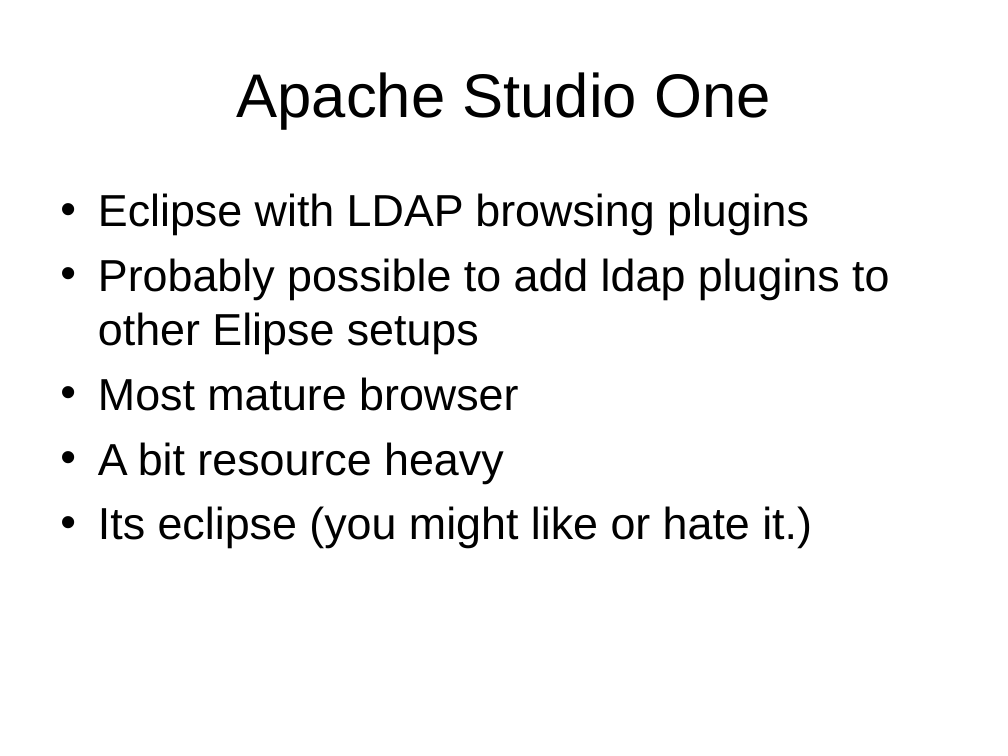
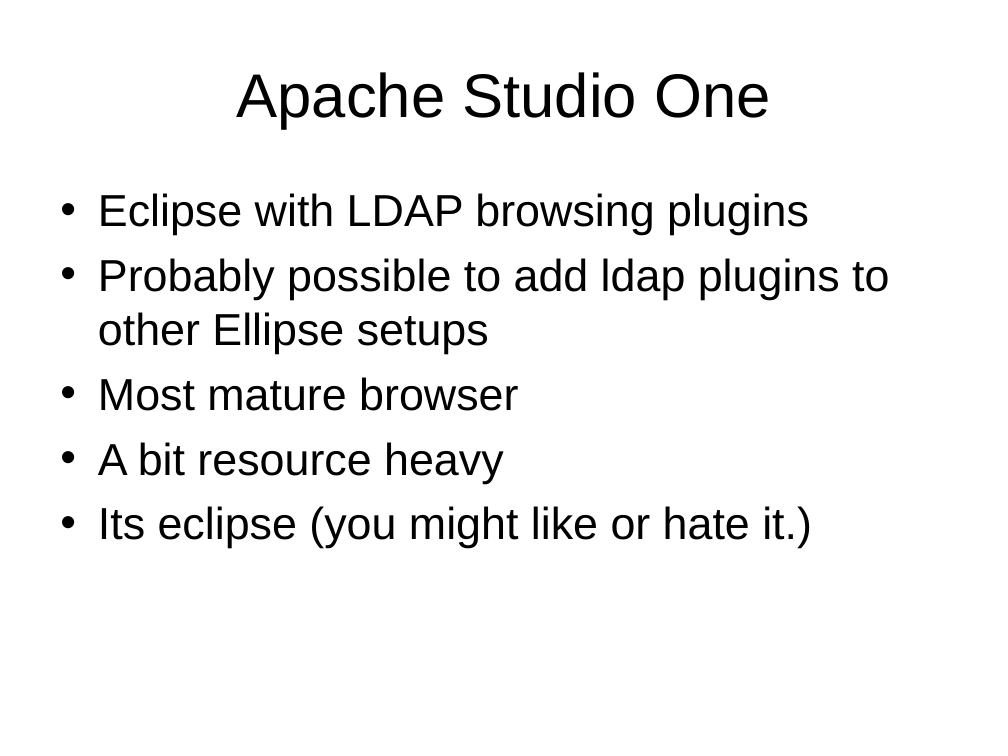
Before and after one commit to LIPHP/LDAP-Talk, a slide deck: slide 29 of Docs/LIPHP-Using LDAP with PHP.ppt. Drawn at 1008x756 pixels with LibreOffice and Linux fonts; fonts in the diff are those of the drawing. Boxes give left, top, right and bottom in pixels: in the first picture for what was removed or moved away, otherwise in the second. Text is boxed around its words. In the diff, an @@ line names an element or a change of style, - is before the commit and + after.

Commit message:
More typo fixing.

```diff
--- a/Docs/LIPHP-Using LDAP with PHP.ppt
+++ b/Docs/LIPHP-Using LDAP with PHP.ppt
@@ text at [98, 258, 889, 354]: text changed @@
-• Probably possible to add ldap plugins to other Elipse setups
+• Probably possible to add ldap plugins to other Ellipse setups
```
Also in this commit, not shown: 4 other slides changed.
